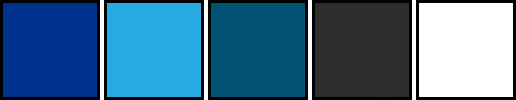
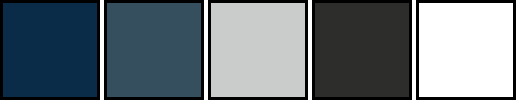
Layered file, before and after one edit (516x100). Changes by layer:
painted on "Brand Color" over [3, 3, 97, 97]
painted on "Brand Alt" over [107, 3, 201, 97]
painted on "Branding Alt 2" over [211, 3, 305, 97]
